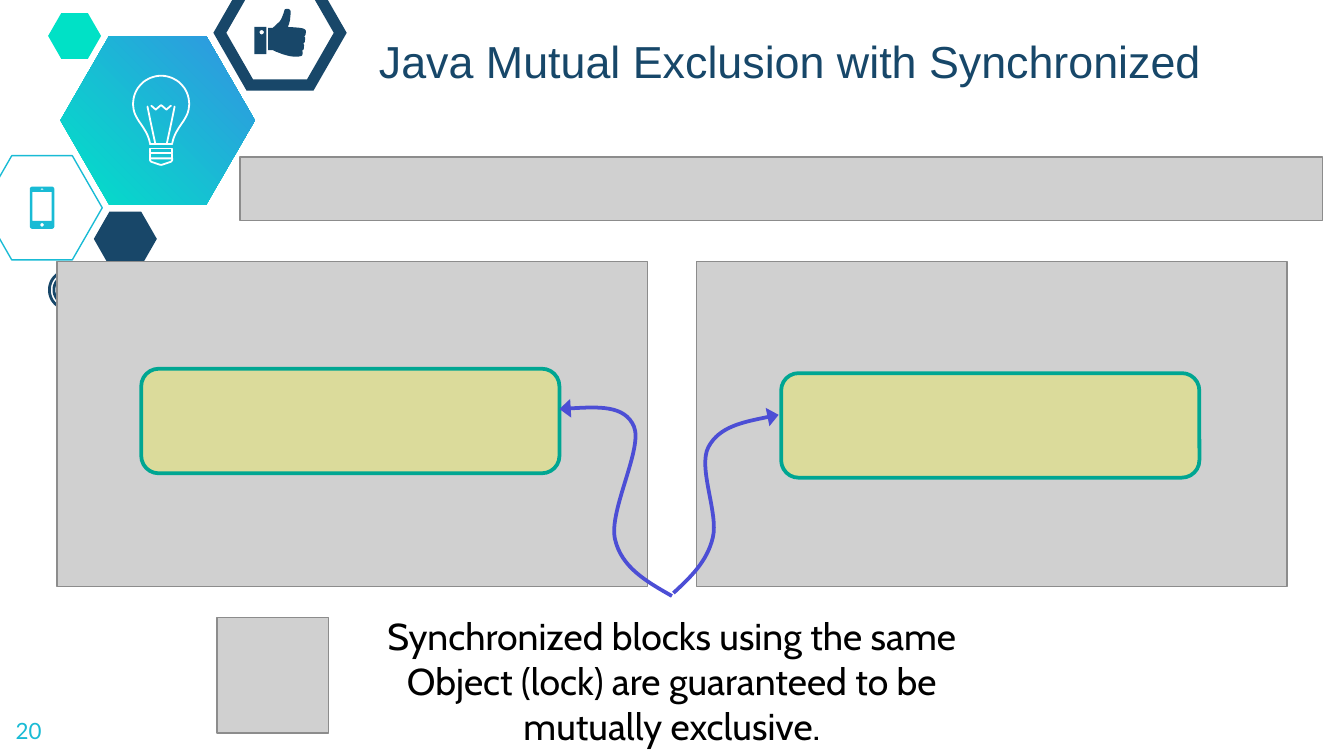
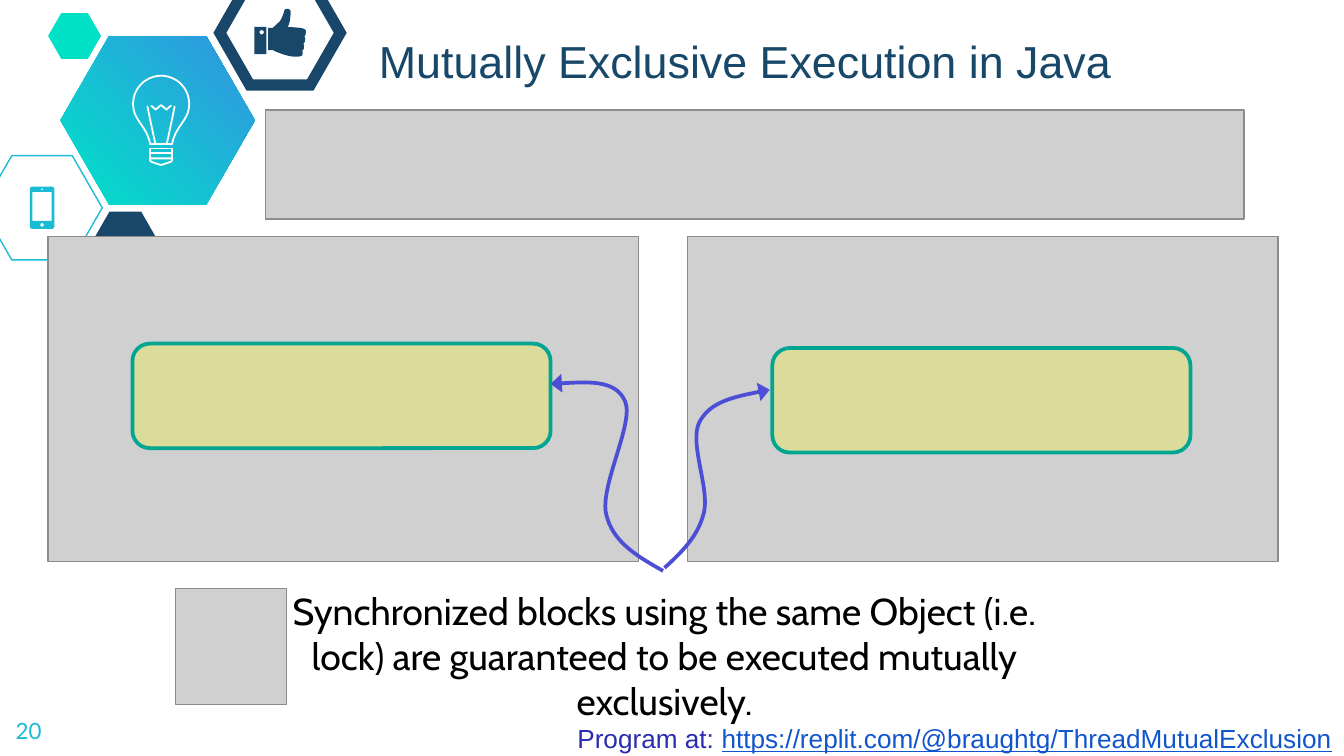
Before and after one commit to dickinson-comp256/COMP256, a slide deck: slide 20 of docs/materials/05-OperatingSystemsAbstractions/OSA7-S-RaceConditions.pptx. Drawn at 1344x756 pixels with LibreOffice and Linux fonts; fonts in the diff are those of the drawing; grey boxes stand for pictures; background and template pictures are left out. Boxes give left, top, right and bottom in pixels: in the first picture for what was removed or moved away, otherwise in the second. Text is boxed around its words. In the diff, an @@ line names an element or a change of style, - is before the commit and + after.

```diff
--- a/docs/materials/05-OperatingSystemsAbstractions/OSA7-S-RaceConditions.pptx
+++ b/docs/materials/05-OperatingSystemsAbstractions/OSA7-S-RaceConditions.pptx
@@ title at box(379, 45, 1111, 87): text changed @@
-Java Mutual Exclusion with Synchronized
+Mutually Exclusive Execution in Java
@@ picture: place and size @@
-picture at box(239, 157, 1322, 220)
+picture at box(265, 110, 1243, 219)
@@ freeform shape removed at box(54, 276, 83, 305) @@
@@ freeform shape removed at box(58, 280, 69, 290) @@
@@ 2 pictures, 2 freeform shapes, 2 rounded rectangles: place and size @@
-2 pictures, 2 freeform shapes, 2 rounded rectangles at box(56, 262, 1286, 595)
+2 pictures, 2 freeform shapes, 2 rounded rectangles at box(48, 237, 1278, 571)
@@ picture: place and size @@
-picture at box(218, 617, 329, 732)
+picture at box(175, 589, 286, 704)
@@ text at box(293, 597, 1036, 723): text changed @@
-Synchronized blocks using the same Object (lock) are guaranteed to be mutually exclusive.
+Synchronized blocks using the same Object (i.e. lock) are guaranteed to be executed mutually exclusively.
@@ text added at box(577, 729, 1332, 754), 14 pt, text #1155CC, underline @@
+Program at: https://replit.com/@braughtg/ThreadMutualExclusion
```
Also in this commit, not shown: 15 other slides changed, 1 slide removed, 1 other file.
